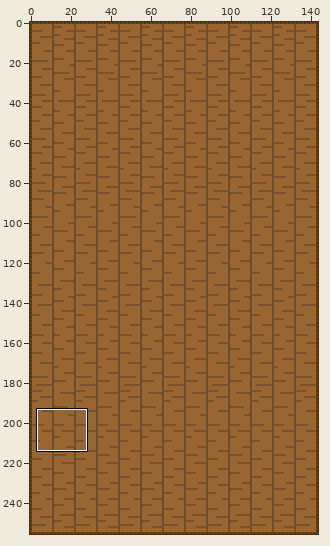
Sprite sheet -- public/Tatami.png. The first picture is a wide view before the edit; the outline marks the close-up.
Close-up. Before the edit:
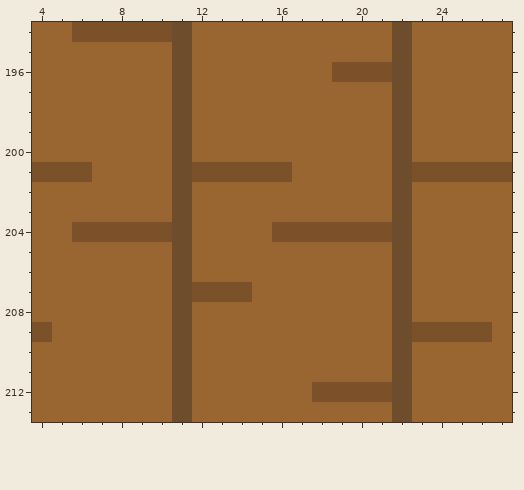
The file is 144x256 pixels. Shown: x 4..27, y 194..213. The commit also changed other parts of the picture, which this record leaves out.
The result:
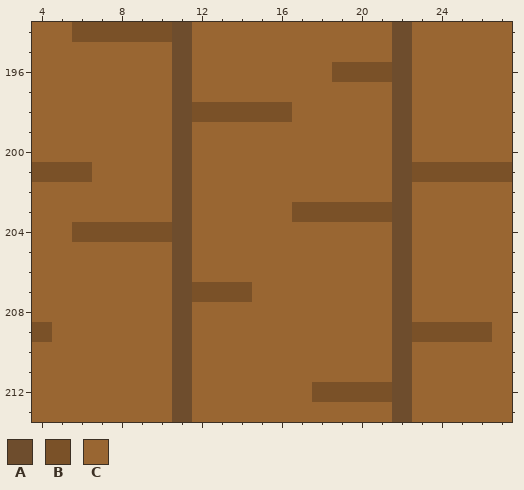
Palette (. is transparent): A #6e4d2d  B #7a5128  C #996632
Changes in this commit:
y 198: x 12..16 CCCCC -> BBBBB
y 201: x 12..16 BBBBB -> CCCCC
y 203: x 17..21 CCCCC -> BBBBB
y 204: x 16..21 BBBBBB -> CCCCCC
Boxes around the changes in both close-ups, in picture pixels (x1, y1, x2, y2):
changed: (192, 102, 392, 242)
